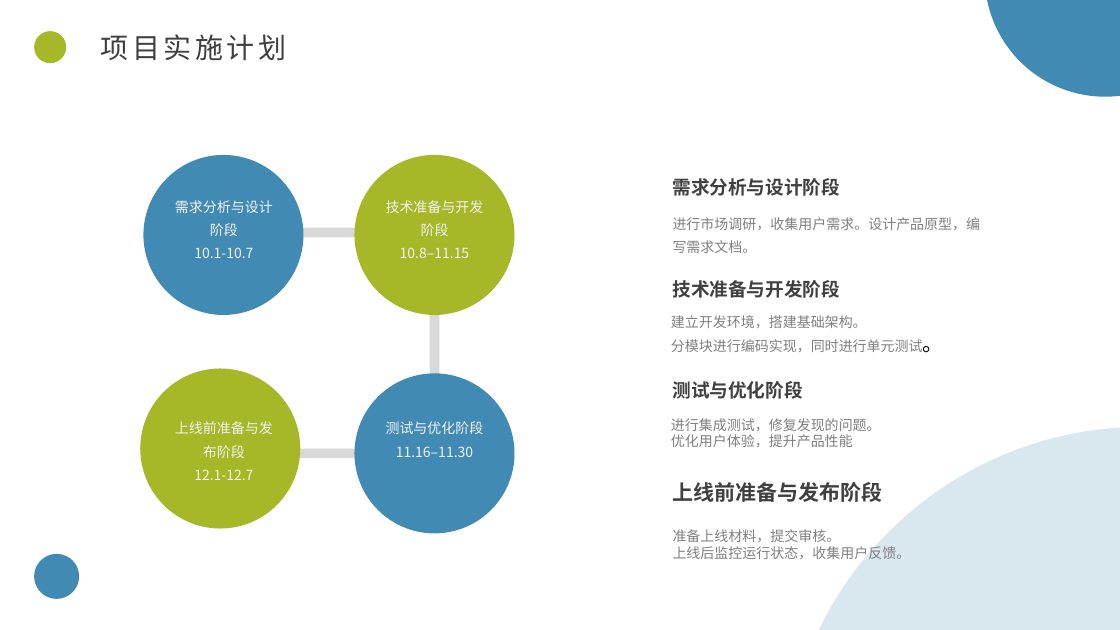
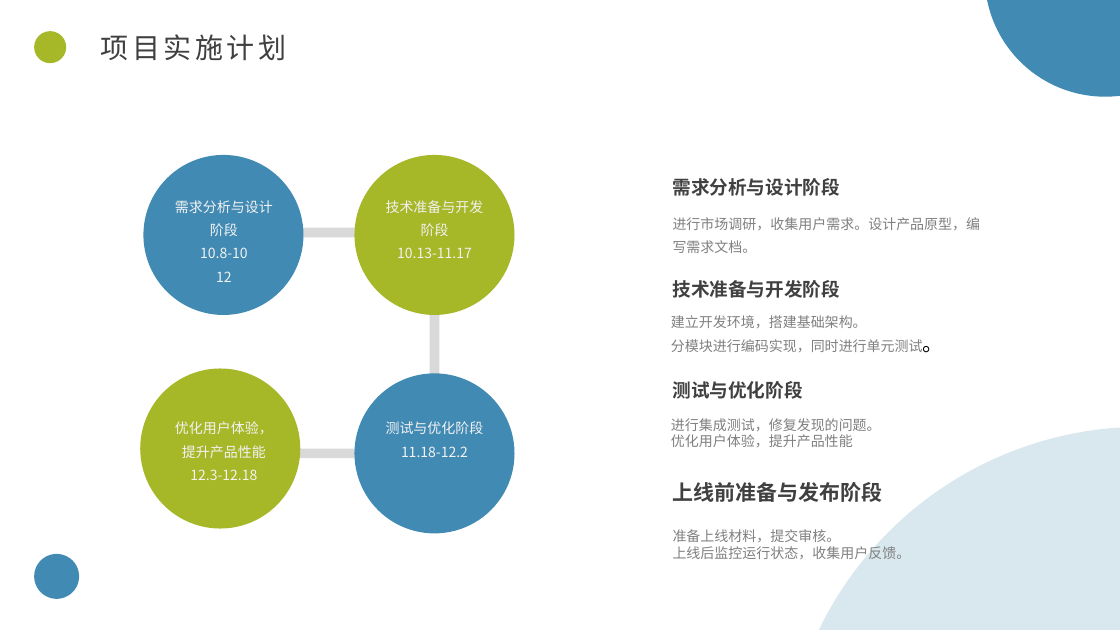
Before and after one commit to hyc123130/G11-, a slide deck: slide 7 of G11 项目计划PPT.pptx. Drawn at 1120x630 pixels with LibreOffice and Linux fonts; fonts in the diff are those of the drawing. Boxes give left, top, right and bottom in pixels: in the first picture for what was removed or moved away, otherwise in the second. Text is boxed around its words. In the diff, an @@ line names an element or a change of style, - is before the commit and + after.

```diff
--- a/G11 项目计划PPT.pptx
+++ b/G11 项目计划PPT.pptx
@@ text at (x1=200, y1=247, x2=248, y2=282): text changed @@
-10.1-10.7
+10.8-10
+12
@@ text at (x1=397, y1=247, x2=472, y2=258): text changed @@
-10.8–11.15
+10.13-11.17
@@ text at (x1=175, y1=421, x2=273, y2=480): text changed @@
-上线前准备与发布阶段
-12.1-12.7
+优化用户体验，提升产品性能12.3-12.18
@@ text at (x1=401, y1=446, x2=468, y2=457): text changed @@
-11.16–11.30
+11.18-12.2
```
Also in this commit, not shown: 3 other slides changed.
